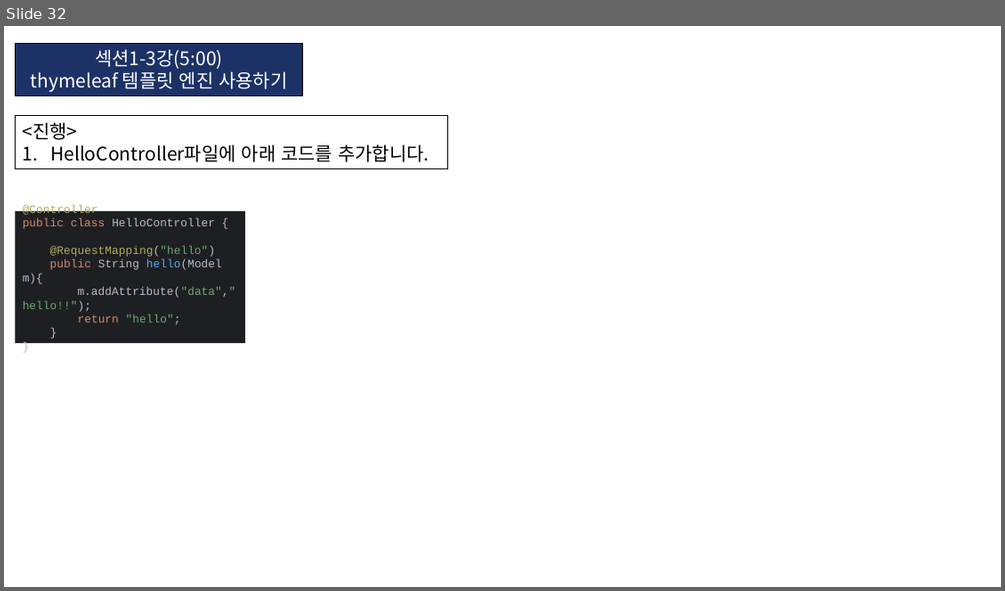
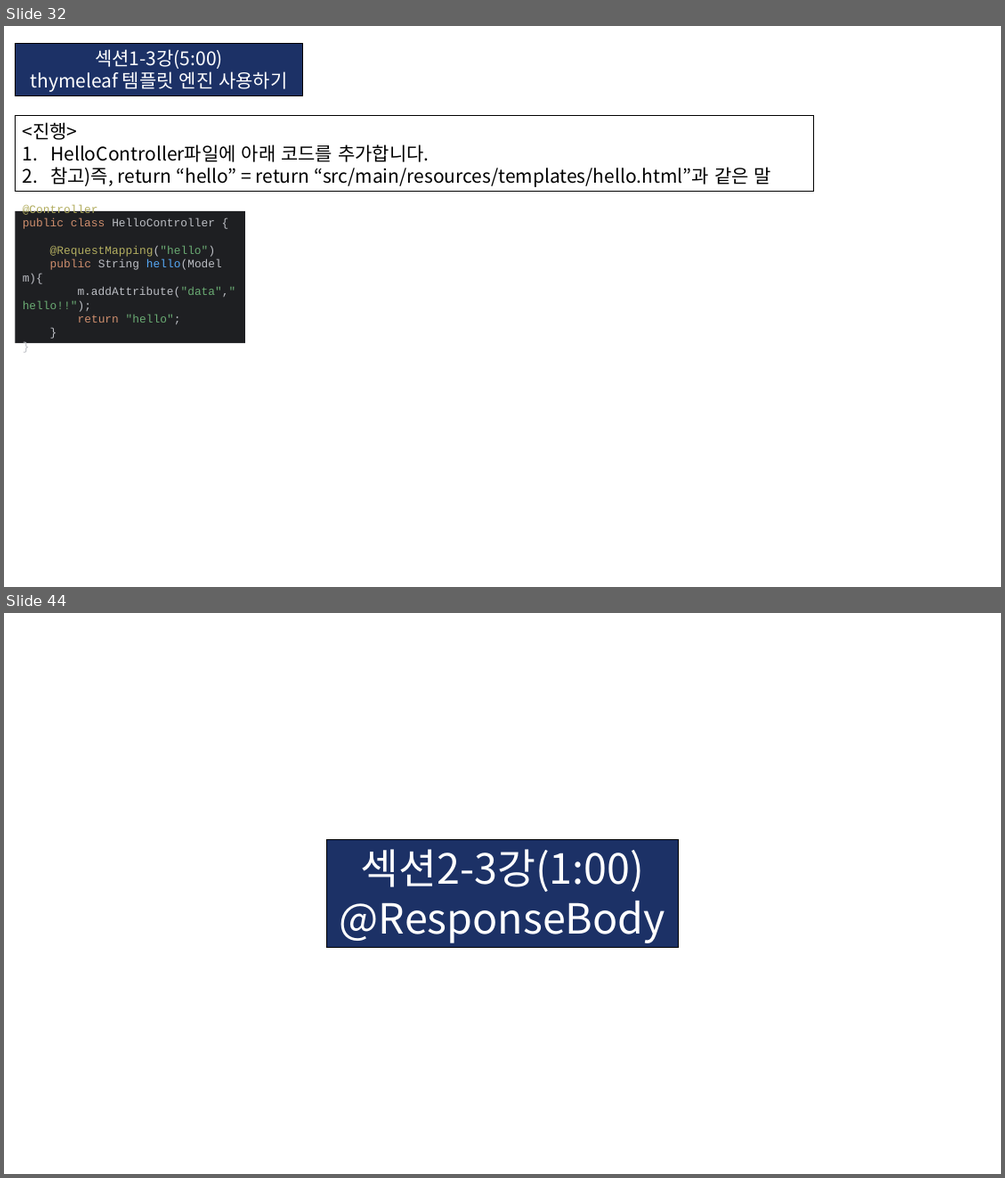
Before and after one commit to KIM-BEOMSOO/study, a slide deck: 00.공부 정리(최종)/12.Spring-Boot/03.인프런_김영한_스프링 입문/01.인프런_깅영한_Spring-Boot.pptx. Shown one above the other, each under a label of ours: slide 32 before the commit, slides 32 and 44 after it; the slides between them are not shown. The pictures are 1005x591 and 1005x1178 pixels, drawn with LibreOffice and Linux fonts; fonts in the diff are those of the drawing. Boxes give left, top, right and bottom in pixels: in the first picture for what was removed or moved away, otherwise in the second. Text is boxed around its words. In the diff, an @@ line names an element or a change of style, - is before the commit and + after.

```diff
--- a/00.공부 정리(최종)/12.Spring-Boot/03.인프런_김영한_스프링 입문/01.인프런_깅영한_Spring-Boot.pptx
+++ b/00.공부 정리(최종)/12.Spring-Boot/03.인프런_김영한_스프링 입문/01.인프런_깅영한_Spring-Boot.pptx
@@ slide 44 added at (x1=4, y1=613, x2=1001, y2=1174), background #FFFFFF @@
@@ rectangle added at (x1=327, y1=840, x2=679, y2=948), fill #1C3166, outline #000000 0.75 pt, 40 pt, text #FFFFFF @@
+섹션2-3강(1:00)
+@ResponseBody
@@ slide 32 changed as well @@
@@ rectangle "<진행>" resized from (x1=16, y1=116, x2=448, y2=168) to (x1=16, y1=116, x2=815, y2=192) @@
@@ text in rectangle at (x1=50, y1=167, x2=771, y2=187): paragraph added @@
+2. 참고)즉, return “hello” = return “src/main/resources/templates/hello.html”과 같은 말
```
Also in this commit, not shown: 1 other slide changed, 22 other slides added.
